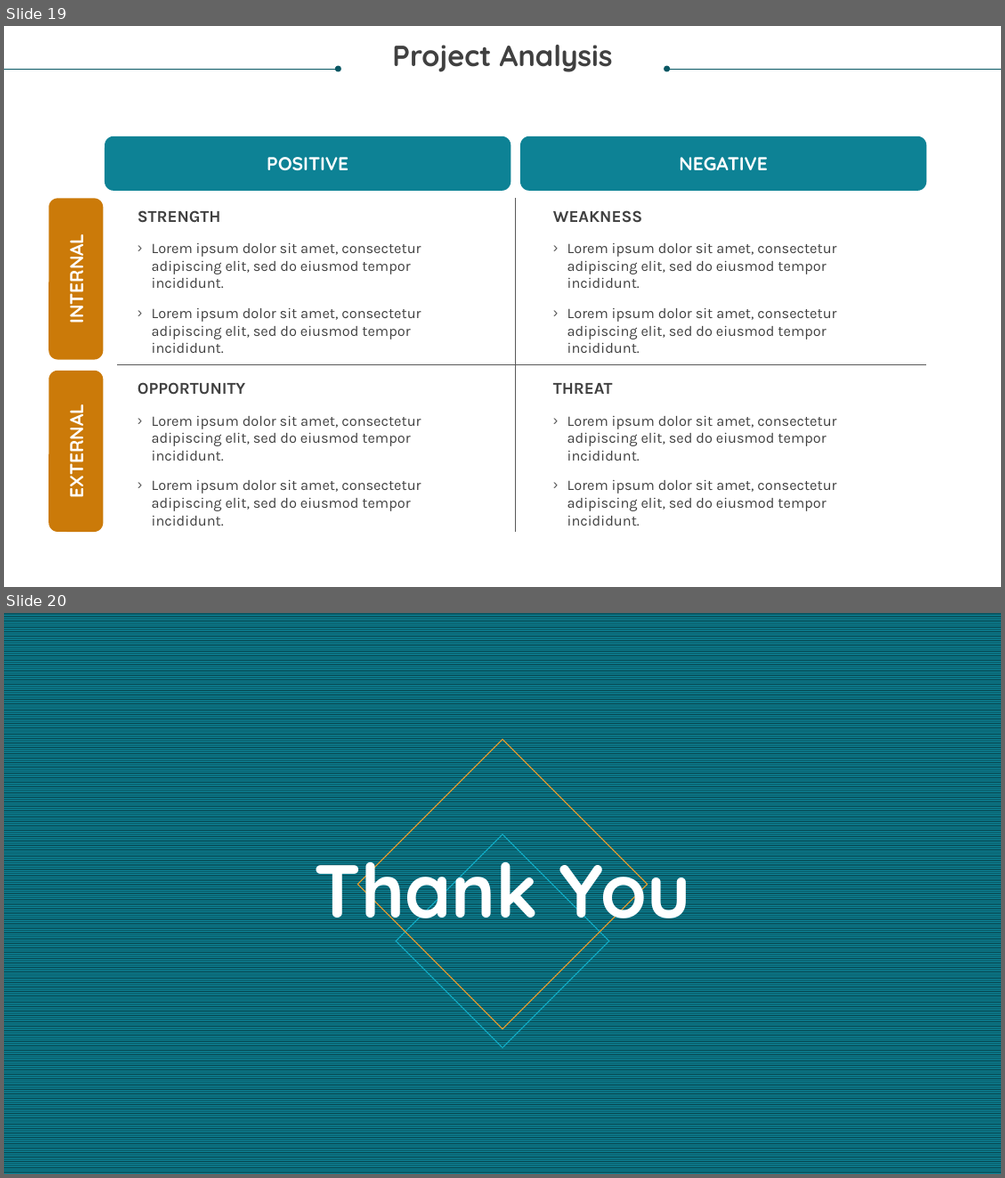
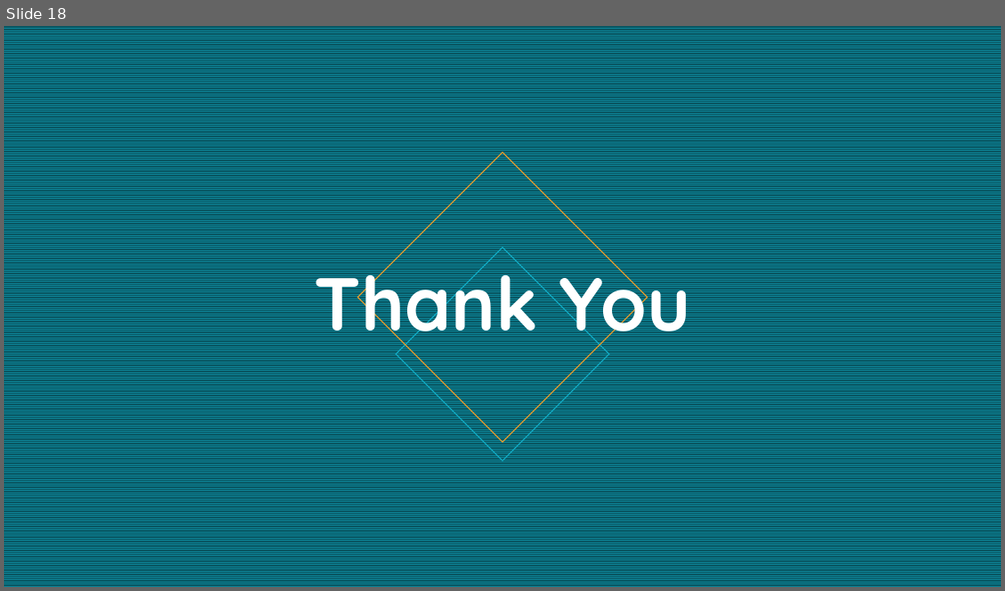
Before and after one commit to sarpsl/LendingClubCaseStudy, a slide deck: Syed_Abdul_Rahim.pptx. Shown one above the other, each under a label of ours: slides 19 and 20 before the commit, slide 18 after it. The pictures are 1005x1178 and 1005x591 pixels, drawn with LibreOffice and Linux fonts; fonts in the diff are those of the drawing. Boxes give left, top, right and bottom in pixels: in the first picture for what was removed or moved away, otherwise in the second. Text is boxed around its words. In the diff, an @@ line names an element or a change of style, - is before the commit and + after.

```diff
--- a/Syed_Abdul_Rahim.pptx
+++ b/Syed_Abdul_Rahim.pptx
@@ slide 19 removed at bbox=[4, 26, 1001, 587], background #FFFFFF @@
@@ text removed at bbox=[392, 45, 613, 72] @@
-Project Analysis
@@ arrow removed from (4, 69) to (339, 69) @@
@@ arrow removed from (1001, 69) to (666, 69) @@
@@ rounded rectangle removed at bbox=[105, 136, 511, 191] @@
-POSITIVE
@@ rounded rectangle removed at bbox=[520, 136, 926, 191] @@
-NEGATIVE
@@ rounded rectangle removed at bbox=[48, 199, 103, 360] @@
-INTERNAL
@@ text removed at bbox=[138, 210, 221, 223] @@
-STRENGTH
@@ line removed from (516, 198) to (516, 532) @@
@@ text removed at bbox=[553, 210, 642, 223] @@
-WEAKNESS
@@ text removed at bbox=[152, 243, 421, 353] @@
-› Lorem ipsum dolor sit amet, consectetur adipiscing elit, sed do eiusmod tempor incididunt.
-› Lorem ipsum dolor sit amet, consectetur adipiscing elit, sed do eiusmod tempor incididunt.
@@ text removed at bbox=[567, 243, 836, 353] @@
-› Lorem ipsum dolor sit amet, consectetur adipiscing elit, sed do eiusmod tempor incididunt.
-› Lorem ipsum dolor sit amet, consectetur adipiscing elit, sed do eiusmod tempor incididunt.
@@ rounded rectangle removed at bbox=[48, 370, 103, 532] @@
-EXTERNAL
@@ line removed from (118, 365) to (927, 365) @@
@@ text removed at bbox=[138, 382, 245, 394] @@
-OPPORTUNITY
@@ text removed at bbox=[553, 383, 613, 394] @@
-THREAT
@@ text removed at bbox=[152, 416, 421, 525] @@
-› Lorem ipsum dolor sit amet, consectetur adipiscing elit, sed do eiusmod tempor incididunt.
-› Lorem ipsum dolor sit amet, consectetur adipiscing elit, sed do eiusmod tempor incididunt.
@@ text removed at bbox=[567, 416, 836, 525] @@
-› Lorem ipsum dolor sit amet, consectetur adipiscing elit, sed do eiusmod tempor incididunt.
-› Lorem ipsum dolor sit amet, consectetur adipiscing elit, sed do eiusmod tempor incididunt.
@@ what was slide 20 is now slide 18 @@
```
Also in this commit, not shown: 13 slides changed, 3 slides added, 4 other slides removed, 3 other files.
